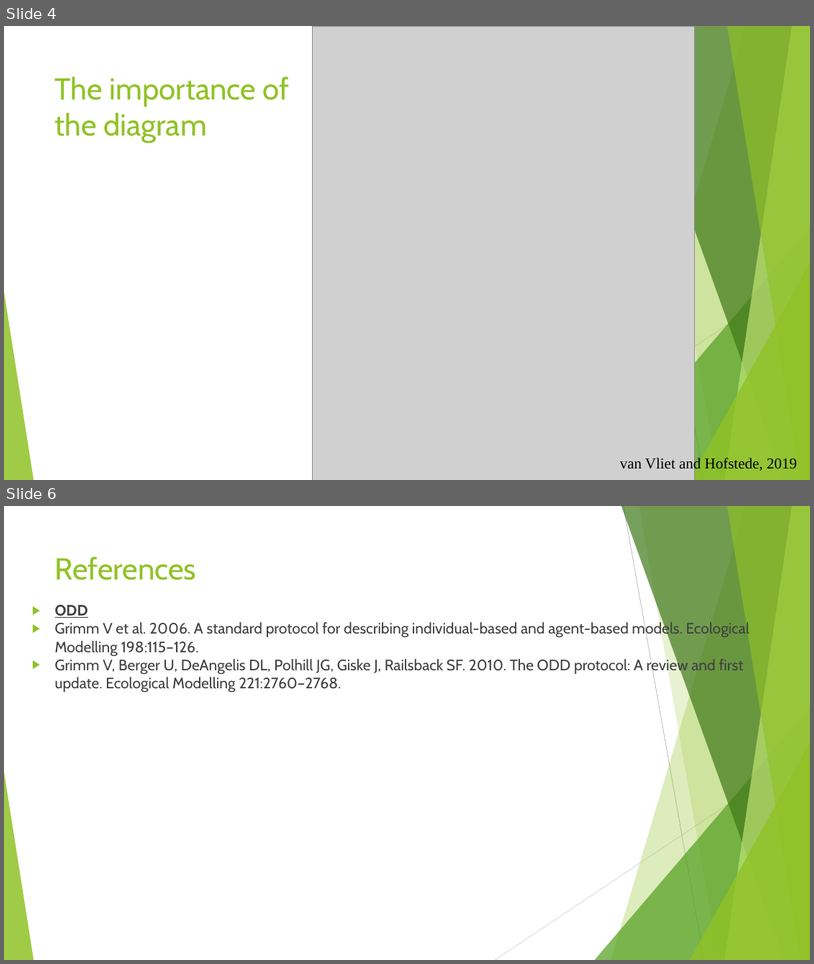
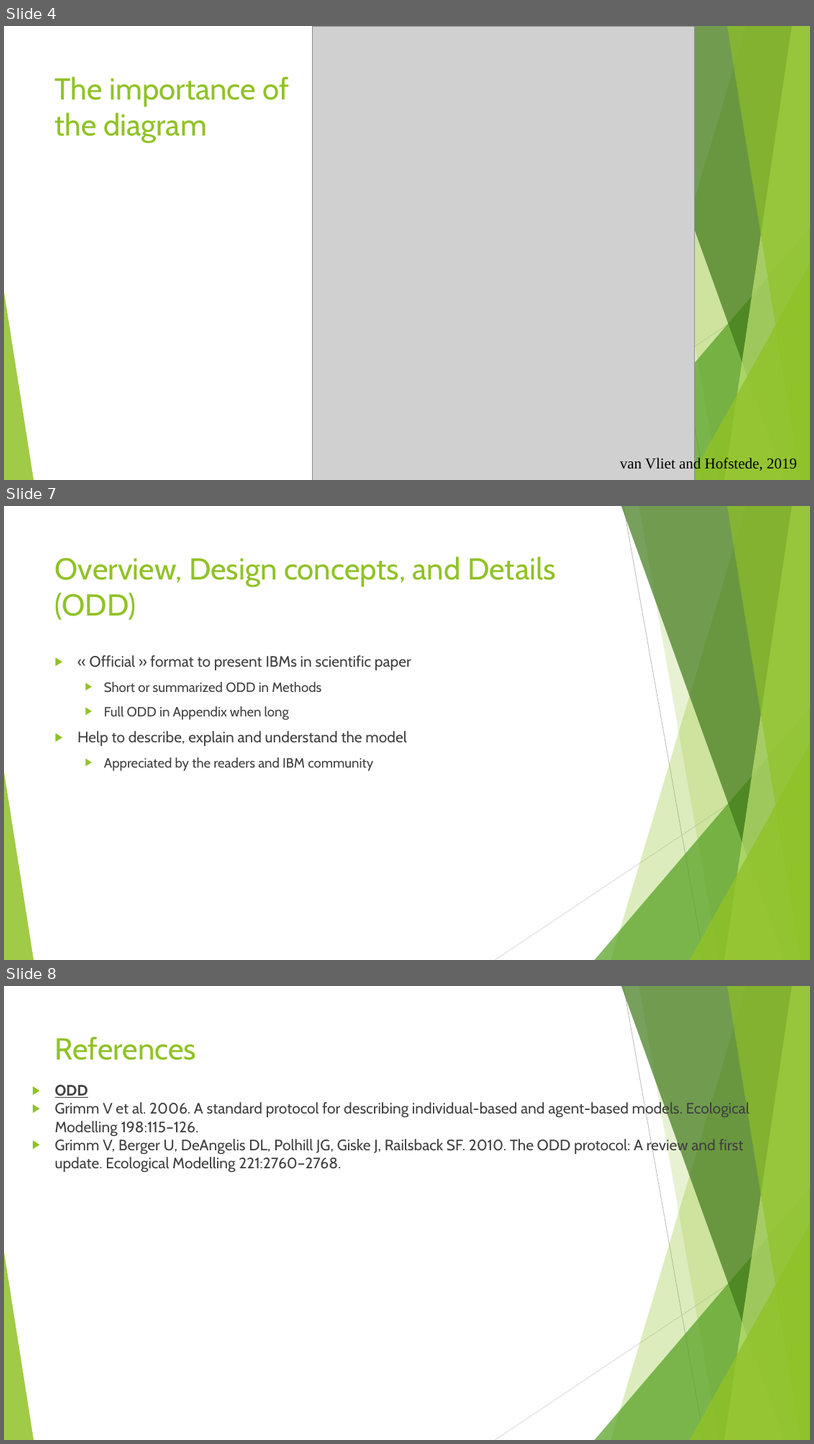
Before and after one commit to SarahBauduin/formation_IBM_NetLogoR, a slide deck: docs/slides/5_Publish.pptx. Shown one above the other, each under a label of ours: slides 4 and 6 before the commit, slides 4, 7 and 8 after it; the slides between them are not shown. The pictures are 814x964 and 814x1444 pixels, drawn with LibreOffice and Linux fonts; fonts in the diff are those of the drawing; grey boxes stand for pictures. Boxes give left, top, right and bottom in pixels: in the first picture for what was removed or moved away, otherwise in the second. Text is boxed around its words. In the diff, an @@ line names an element or a change of style, - is before the commit and + after.

```diff
--- a/docs/slides/5_Publish.pptx
+++ b/docs/slides/5_Publish.pptx
@@ slide 7 added at [4, 506, 810, 960], background #FFFFFF; not listed: 10 template elements that a slide beside it also shows @@
@@ title added at [55, 556, 556, 620], 36 pt, text #90C226 @@
+Overview, Design concepts, and Details (ODD)
@@ text added at [77, 655, 412, 771], 16 pt, text #404040 @@
+▶ « Official » format to present IBMs in scientific paper
+  ▶ Short or summarized ODD in Methods
+  ▶ Full ODD in Appendix when long
+▶ Help to describe, explain and understand the model
+  ▶ Appreciated by the readers and IBM community
@@ what was slide 6 is now slide 8 @@
```
Also in this commit, not shown: 1 slide changed, 1 other slide added, 28 other files.
